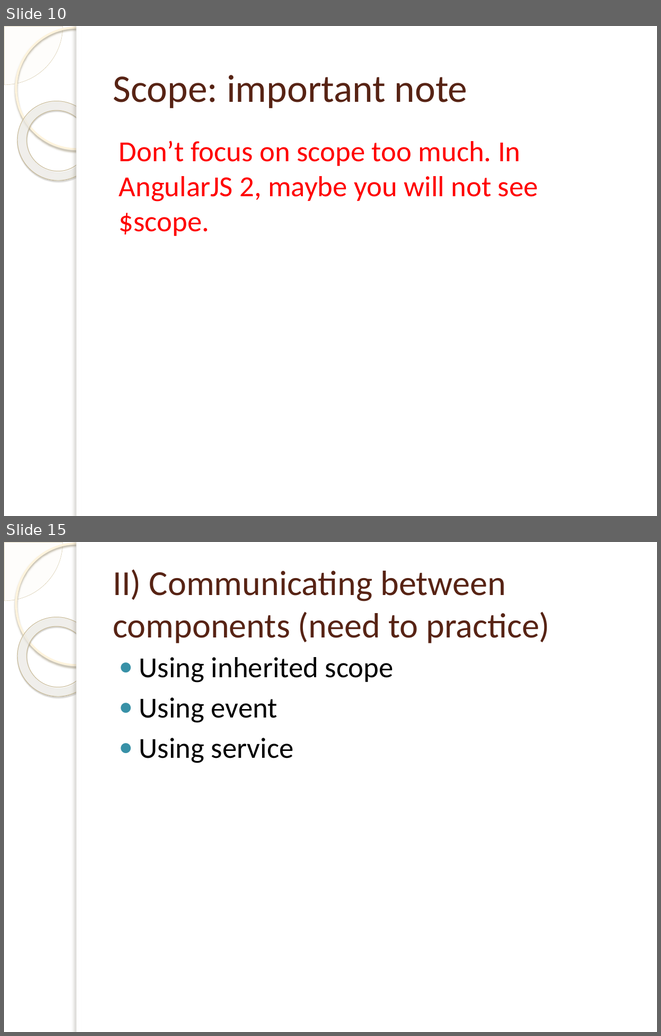
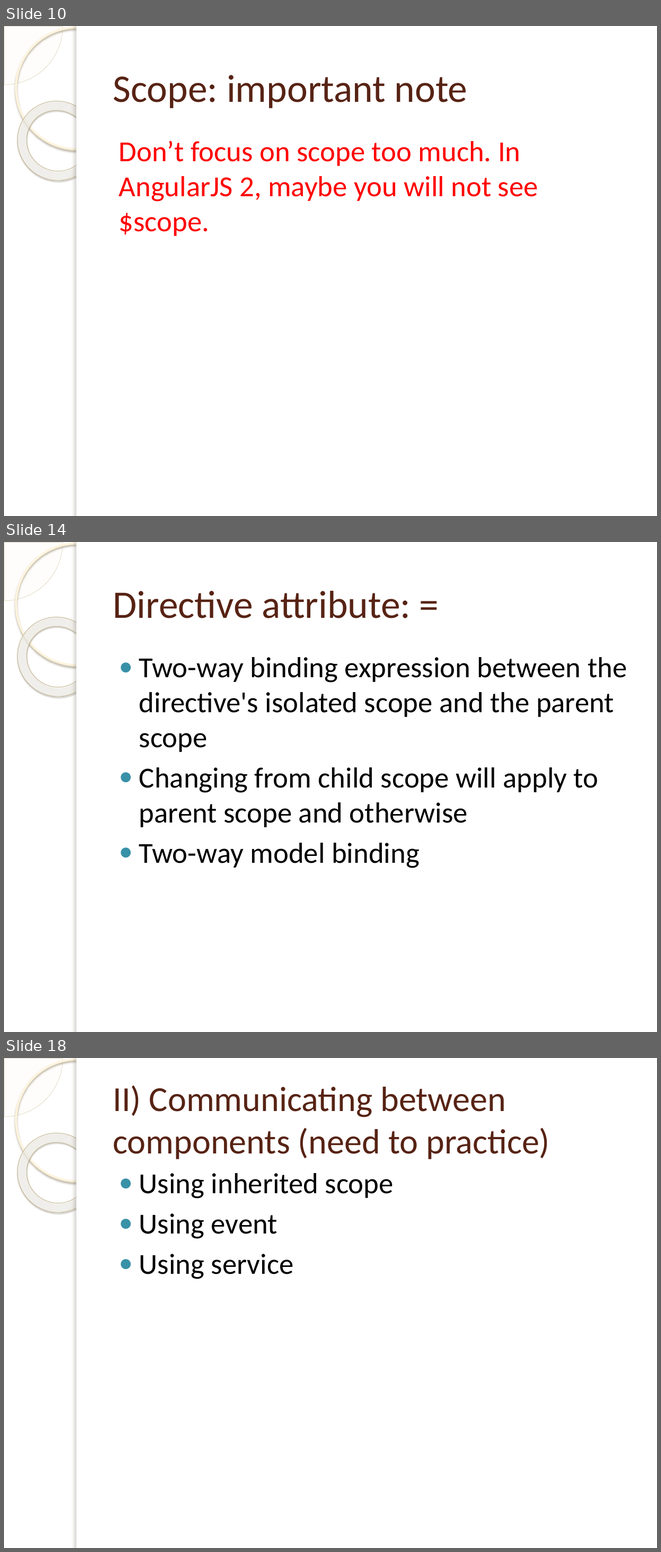
Before and after one commit to xuancong246/documents, a slide deck: Ebooks/AngularJS/AngularJS (Second meeting).pptx. Shown one above the other, each under a label of ours: slides 10 and 15 before the commit, slides 10, 14 and 18 after it; the slides between them are not shown. The pictures are 661x1036 and 661x1552 pixels, drawn with LibreOffice and Linux fonts; fonts in the diff are those of the drawing; background and template pictures are left out. Boxes give left, top, right and bottom in pixels: in the first picture for what was removed or moved away, otherwise in the second. Text is boxed around its words. In the diff, an @@ line names an element or a change of style, - is before the commit and + after.

```diff
--- a/Ebooks/AngularJS/AngularJS (Second meeting).pptx
+++ b/Ebooks/AngularJS/AngularJS (Second meeting).pptx
@@ slide 14 added at box(4, 542, 657, 1032), background picture (left out); not listed: 5 template elements that a slide beside it also shows @@
@@ title added at box(113, 591, 411, 618), 43 pt, text #572314 @@
+Directive attribute: =
@@ text added at box(139, 657, 627, 868), 32 pt, text #000000 @@
+● Two-way binding expression between the directive's isolated scope and the parent scope
+● Changing from child scope will apply to parent scope and otherwise
+● Two-way model binding
@@ what was slide 15 is now slide 18 @@
```
Also in this commit, not shown: 1 slide changed, 5 other slides added, 3 slides removed.
